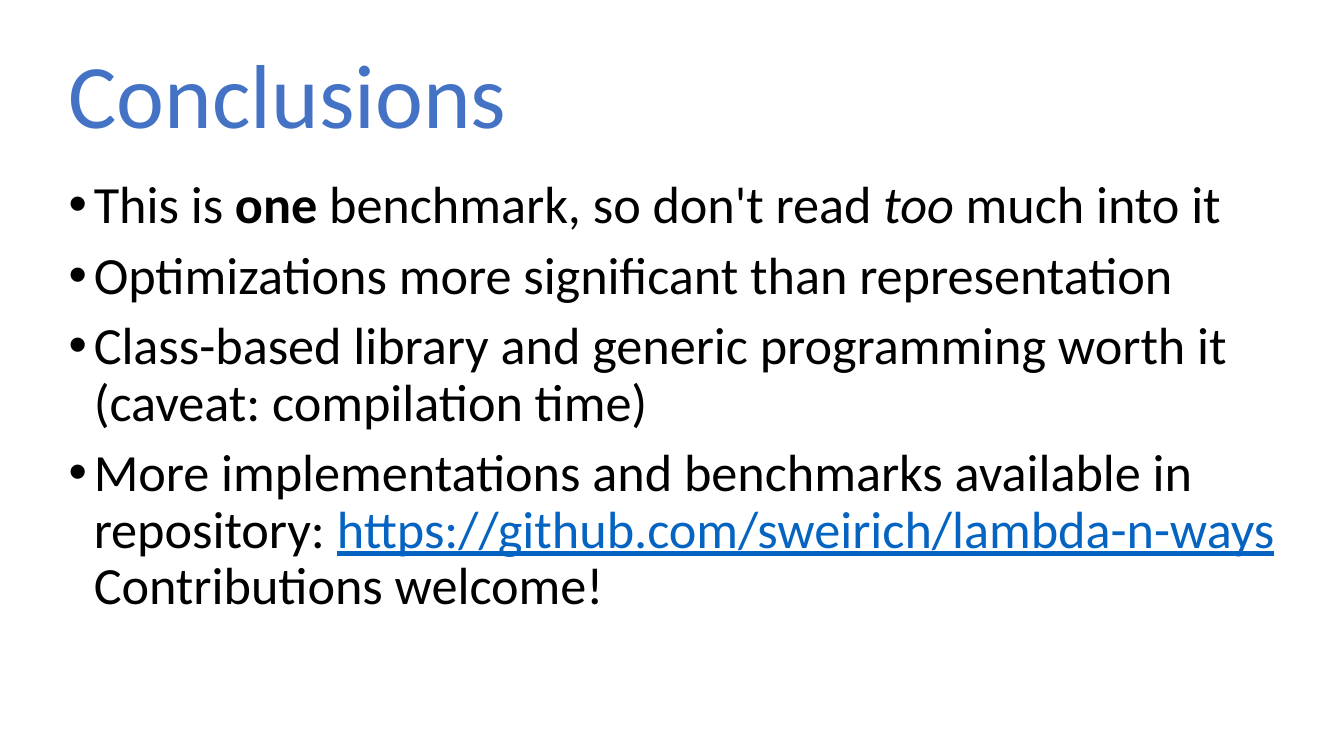
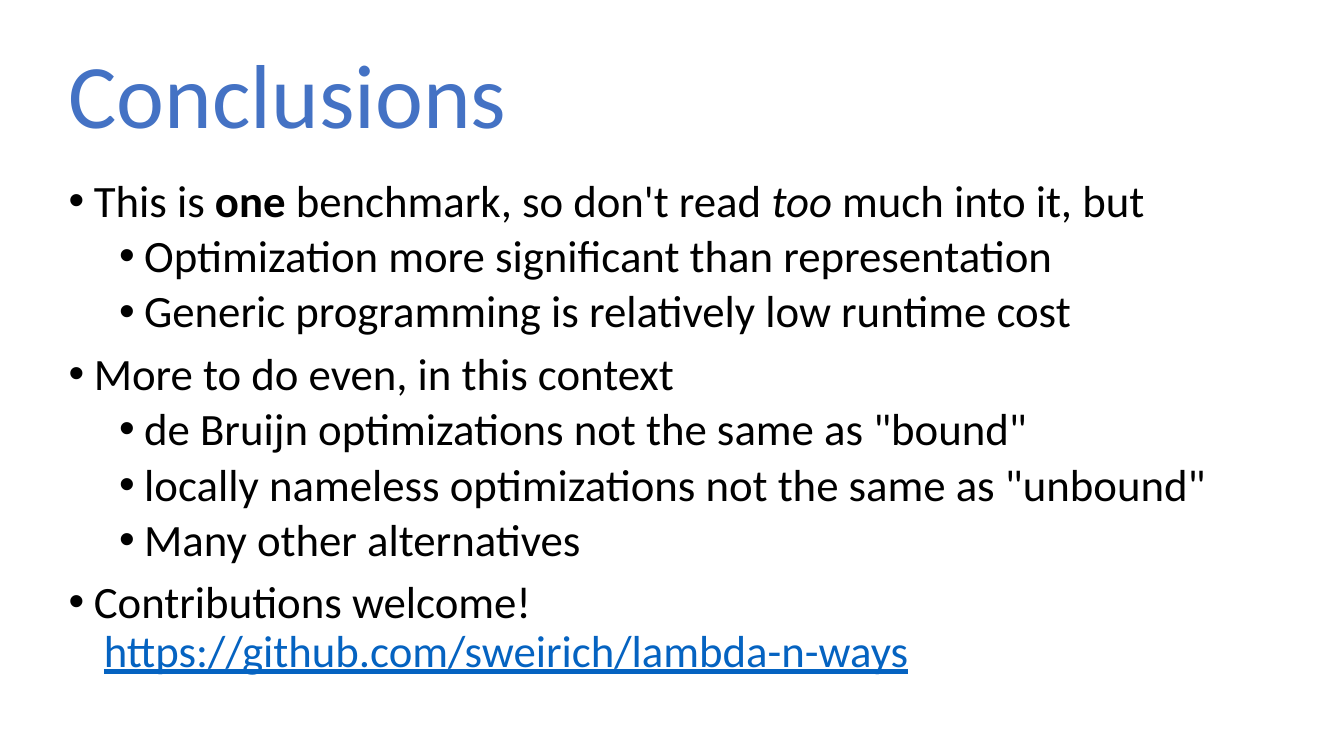
Before and after one commit to sweirich/lambda-n-ways, a slide deck: slide 35 of doc/love-2021.pptx (slide 37 before the commit). Drawn at 1344x756 pixels with LibreOffice and Linux fonts; fonts in the diff are those of the drawing. Boxes give left, top, right and bottom in pixels: in the first picture for what was removed or moved away, otherwise in the second. Text is boxed around its words. In the diff, an @@ line names an element or a change of style, - is before the commit and + after.

```diff
--- a/doc/love-2021.pptx
+++ b/doc/love-2021.pptx
@@ text at <box>94,186,1206,675</box>: text changed; size 28 to 24 pt @@
-• This is one benchmark, so don't read too much into it
-• Optimizations more significant than representation
-• Class-based library and generic programming worth it (caveat: compilation time)
-• More implementations and benchmarks available in repository: https://github.com/sweirich/lambda-n-ways
-  Contributions welcome!
+• This is one benchmark, so don't read too much into it, but
+  • Optimization more significant than representation
+  • Generic programming is relatively low runtime cost
+• More to do even, in this context
+  • de Bruijn optimizations not the same as "bound"
+  • locally nameless optimizations not the same as "unbound"
+  • Many other alternatives
+• Contributions welcome!
+  https://github.com/sweirich/lambda-n-ways
```
Also in this commit, not shown: 14 other slides changed, 2 slides added.
